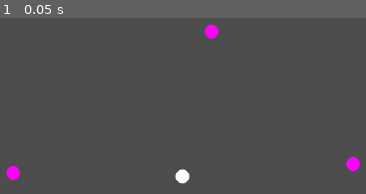
Above: before the commit, frame 1.
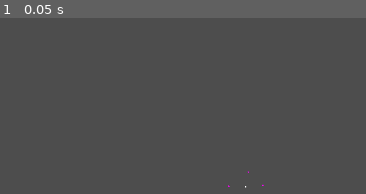
Above: after the commit, the same moment.

Repository: EggnogPlus/Ballistic
Game: Godot game, scene res://Scenes/level.tscn
Same seed, same stepped clock (60 frames per second), same inputs: the game is played once before the commit and once after it.
Inputs:
- Up to frame 1 (0.05 s): no input

The runs differ from the first frame. In frame 1, 1.0% of the frame differs, in the area x 1-99%, y 3-97%.
Error before the commit: Parse Error: Identifier "ball" not declared in the current scope. (res://scripts/ballMovement.gd:121)

Commit message:
Current somewhat working grappling

Diff:
--- a/Scenes/level.tscn
+++ b/Scenes/level.tscn
@@ -20,3 +20,7 @@
 
 [node name="Node2D" parent="." instance=ExtResource("1_rrr6d")]
 position = Vector2(475, 308)
+
+[node name="Camera2D" type="Camera2D" parent="."]
+position = Vector2(574, 320)
+zoom = Vector2(0.1, 0.1)
--- a/scripts/ballMovement.gd
+++ b/scripts/ballMovement.gd
@@ -80,11 +80,16 @@
 			velocity_vector = velocity_vector.normalized() * max_speed
 
 # 📌 **New Grapple System**
+var grapple_max_distance: float = 0.0  # Stores max allowed distance
+
 func activate_grapple():
 	var nearest_grapple = find_nearest_grapple_point()
 	if nearest_grapple:
 		grapple_point = nearest_grapple.position
 		is_grappling = true
+
+		# Store initial distance for max grapple length
+		grapple_max_distance = self.position.distance_to(grapple_point)
 
 		# Notify GrappleDrawer that we are grappling
 		grapple_drawer.is_grappling = true
@@ -93,17 +98,40 @@
 		print("No grapple point in range!\n")
 
 
+
+
 func swing(delta):
-	var direction_to_grapple = (grapple_point - position).normalized()
-	var tangent_direction = Vector2(-direction_to_grapple.y, direction_to_grapple.x)  # Perpendicular vector
+	var direction_to_grapple = (self.grapple_point - self.position).normalized()
+	var current_distance = self.position.distance_to(self.grapple_point)
+	print("Current D: ", current_distance)
+	print("Current Dir to grapple: ", direction_to_grapple)
+	print("---")
 
-	# Maintain momentum tangentially instead of pulling toward the point
-	var swing_force = tangent_direction * swing_strength
-	velocity_vector += swing_force * delta
+	# Maintain initial grapple distance (MAX range)
+	if current_distance > self.grapple_max_distance:
+		print("PAST MAX RANGE")
+		var correction_vector = (self.position - self.grapple_point).normalized() * (current_distance - self.grapple_max_distance)
+		self.position -= correction_vector  # Directly adjust position to enforce constraint
+		self.velocity_vector -= correction_vector / delta  # Adjust velocity to match
 
-	# Release grapple with correct exit momentum
+	# Compute perpendicular (tangential) directions
+	var tangent_dir_1 = Vector2(-direction_to_grapple.y, direction_to_grapple.x)  # Counterclockwise
+	var tangent_dir_2 = Vector2(direction_to_grapple.y, -direction_to_grapple.x)  # Clockwise
+
+	# Pick the tangent that aligns best with current velocity
+	var tangent_direction = tangent_dir_1 if self.velocity_vector.dot(tangent_dir_1) > self.velocity_vector.dot(tangent_dir_2) else tangent_dir_2
+
+	# Apply swing force tangentially (to keep circular motion)
+	var swing_force = tangent_direction * self.swing_strength * delta
+	self.velocity_vector += swing_force
+
+	# Release grapple when needed
 	if Input.is_action_just_pressed("release_grapple"):
 		release_grapple()
+
+
+
+
 
 func release_grapple():
 	is_grappling = false
@@ -118,7 +146,7 @@
 
 	for grapple in get_tree().get_nodes_in_group("grapple_point"):
 		if grapple is StaticBody2D:
-			var dist = ball.global_position.distance_to(grapple.global_position)
+			var dist = self.global_position.distance_to(grapple.global_position)
 
 			print(grapple)
 			print(dist)
